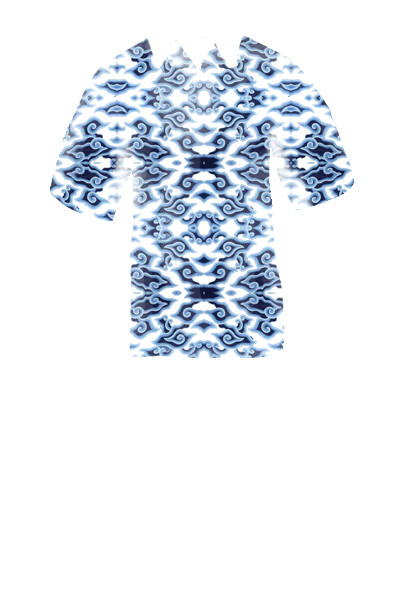
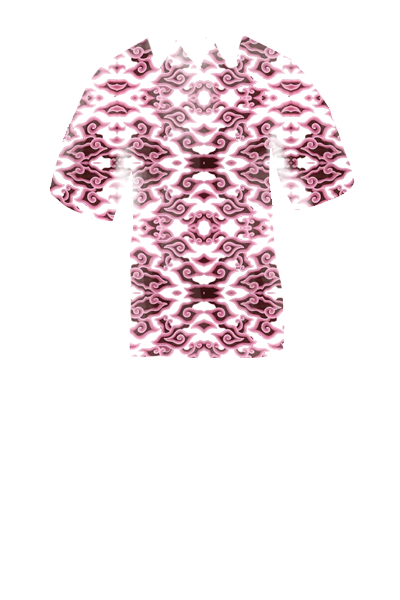
Two versions of the same layered image (400x600). Layer-by-layer changes:
painted on "Layer 2 copy" over [50, 35, 355, 358]
